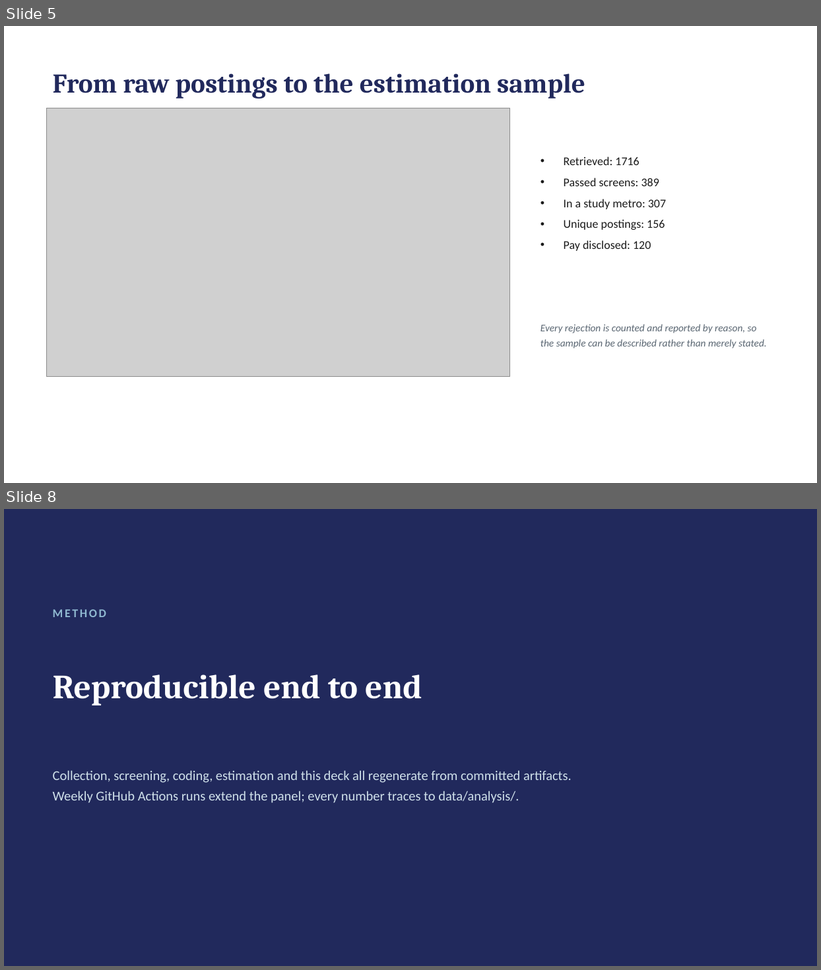
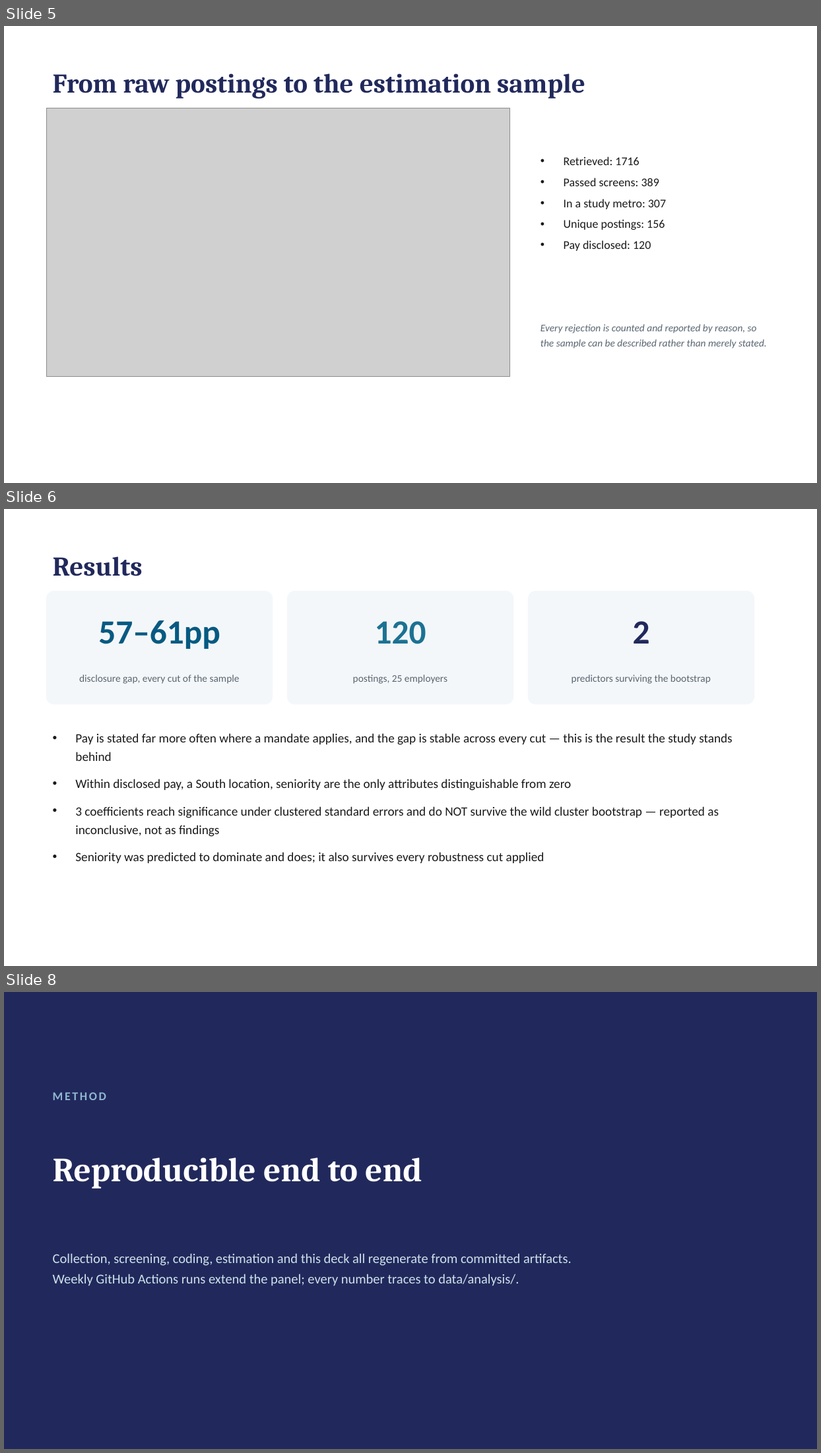
Before and after one commit to hendeal-cyber/Modern-Labor-Market-Data-Submission, a slide deck: paper/presentation.pptx. Shown one above the other, each under a label of ours: slides 5 and 8 before the commit, slides 5, 6 and 8 after it; the slides between them are not shown. The pictures are 821x970 and 821x1453 pixels, drawn with LibreOffice and Linux fonts; fonts in the diff are those of the drawing; grey boxes stand for pictures. Boxes give left, top, right and bottom in pixels: in the first picture for what was removed or moved away, otherwise in the second. Text is boxed around its words. In the diff, an @@ line names an element or a change of style, - is before the commit and + after.

```diff
--- a/paper/presentation.pptx
+++ b/paper/presentation.pptx
@@ slide 6 added at [4, 509, 817, 966], background #FFFFFF @@
@@ text added at [53, 557, 143, 576], 32 pt, text #21295C, bold @@
+Results
@@ rounded rectangle added at [47, 591, 273, 704], fill #F4F7F9, outline #F4F7F9 1 pt @@
@@ rounded rectangle added at [288, 591, 514, 704], fill #F4F7F9, outline #F4F7F9 1 pt @@
@@ rounded rectangle added at [529, 591, 754, 704], fill #F4F7F9, outline #F4F7F9 1 pt @@
@@ text added at [98, 621, 220, 649], 40 pt, text #065A82, bold @@
+57–61pp
@@ text added at [375, 621, 426, 644], 40 pt, text #1C7293, bold @@
+120
@@ text added at [633, 621, 650, 644], 40 pt, text #21295C, bold @@
+2
@@ text added at [79, 675, 240, 684], 12 pt, text #5A6672 @@
+disclosure gap, every cut of the sample
@@ text added at [353, 675, 448, 684], 12 pt, text #5A6672 @@
+postings, 25 employers
@@ text added at [572, 675, 711, 684], 12 pt, text #5A6672 @@
+predictors surviving the bootstrap
@@ text added at [75, 733, 732, 863], 15 pt, text #1A1A1A @@
+• Pay is stated far more often where a mandate applies, and the gap is stable across every cut — this is the result the study stands behind
+• Within disclosed pay, a South location, seniority are the only attributes distinguishable from zero
+• 3 coefficients reach significance under clustered standard errors and do NOT survive the wild cluster bootstrap — reported as inconclusive, not as findings
+• Seniority was predicted to dominate and does; it also survives every robustness cut applied
```
Also in this commit, not shown: 2 slides changed, 1 slide removed, 2 other files.
